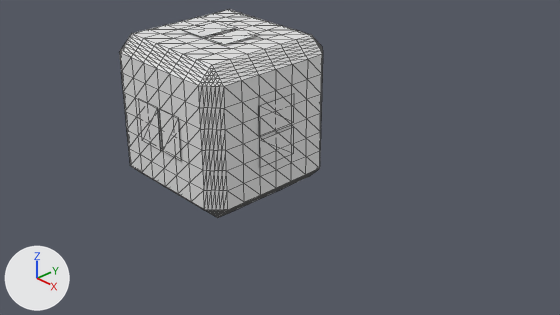
An edit to the Blender file Resources/NumberObject.blend, drawn before and after from the same camera.
The view is the same before and after, from the file's camera 'Camera'. Lighting does not change. The marker at lower left points along +X, +Y and +Z. Mesh edges are drawn as thin lines.

Names of what the first picture shows: 'Body', 'Text_XN', 'Text_YP', 'Text_ZN'.
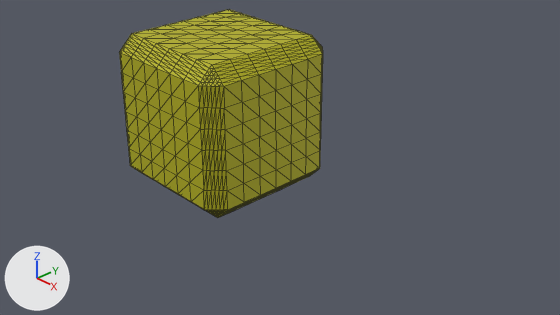
Where the change shows, as pixel boxes [x1, y1, x2, y2] in the pictures (560 x 315 px):
'Body', recoloured (grey to yellow)
    both: [119, 10, 323, 218]
'Text_XN', deleted
    before: [259, 94, 294, 168]
'Text_YP', deleted
    before: [139, 99, 181, 161]
'Text_ZN', deleted
    before: [183, 21, 258, 45]

The change, as a diff of the scene's bpy script:
```diff
--- a/Resources/NumberObject.blend.py
+++ b/Resources/NumberObject.blend.py
@@ mat_mat_cube @@
+mat_mat_cube = principled_material('mat_cube')
+mat_mat_cube.base_color = (0.489, 0.469, 0.00847)  # yellow #bab617
+mat_mat_cube.metallic = 0.165
+mat_mat_cube.roughness = 0.602
@@ me_scene_014 @@
 me_scene_014.from_pydata(...)  # 794 vertices, 1584 faces; spans x -100.0..100.0, y -100.0..100.0, z -100.0..100.0
+me_scene_014.materials.append(mat_mat_cube)  # yellow #bab617
@@ ob_text_xn @@
-ob_text_xn = bpy.data.objects.new('Text_XN', me_scene_016)
-ob_text_xn.parent = ob_numberobject
-ob_text_xn.matrix_parent_inverse = Matrix(((1.0, 0.0, 0.0, 0.0), (0.0, 0.0, 1.0, 0.0), (0.0, -1.0, 0.0, 0.0), (0.0, 0.0, 0.0, 1.0)))
-ob_text_xn.location = (1.02, 0.0, 0.0)
-ob_text_xn.rotation_euler = (1.571, 0.0, -1.571)  # degrees (90, 0, -90)
@@ ob_text_yp @@
-ob_text_yp = bpy.data.objects.new('Text_YP', me_scene_017)
-ob_text_yp.parent = ob_numberobject
-ob_text_yp.matrix_parent_inverse = Matrix(((1.0, 0.0, 0.0, 0.0), (0.0, 0.0, 1.0, 0.0), (0.0, -1.0, 0.0, 0.0), (0.0, 0.0, 0.0, 1.0)))
-ob_text_yp.location = (0.0, 0.0, 1.02)
-ob_text_yp.rotation_euler = (3.142, 0.0, 0.0)  # degrees (180, 0, 0)
@@ ob_text_zn @@
-ob_text_zn = bpy.data.objects.new('Text_ZN', me_scene_020)
-ob_text_zn.parent = ob_numberobject
-ob_text_zn.matrix_parent_inverse = Matrix(((1.0, 0.0, 0.0, 0.0), (0.0, 0.0, 1.0, 0.0), (0.0, -1.0, 0.0, 0.0), (0.0, 0.0, 0.0, 1.0)))
-ob_text_zn.location = (0.0, 1.02, 0.0)
-ob_text_zn.rotation_euler = (1.571, 0.0, 0.0)  # degrees (90, 0, 0)
```
